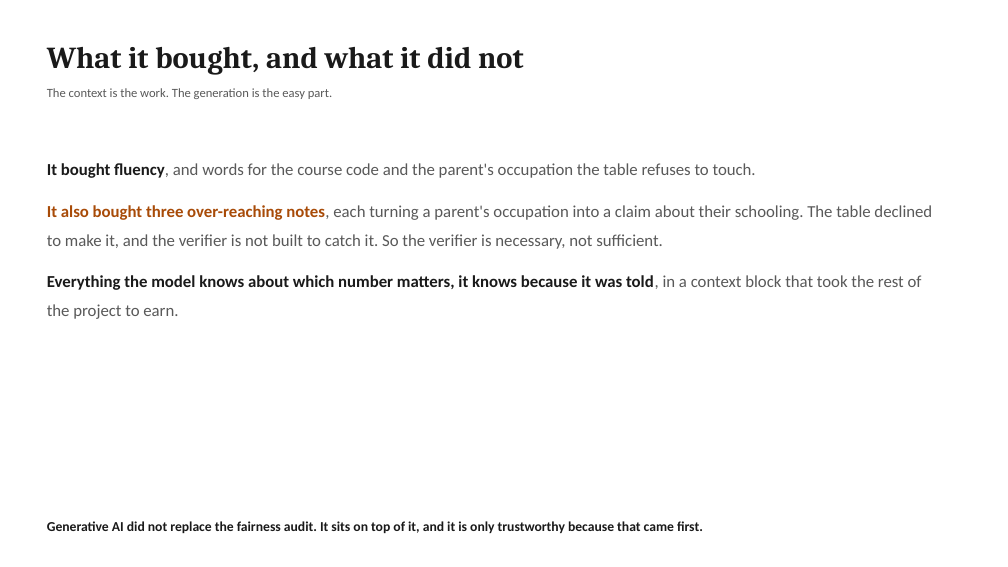
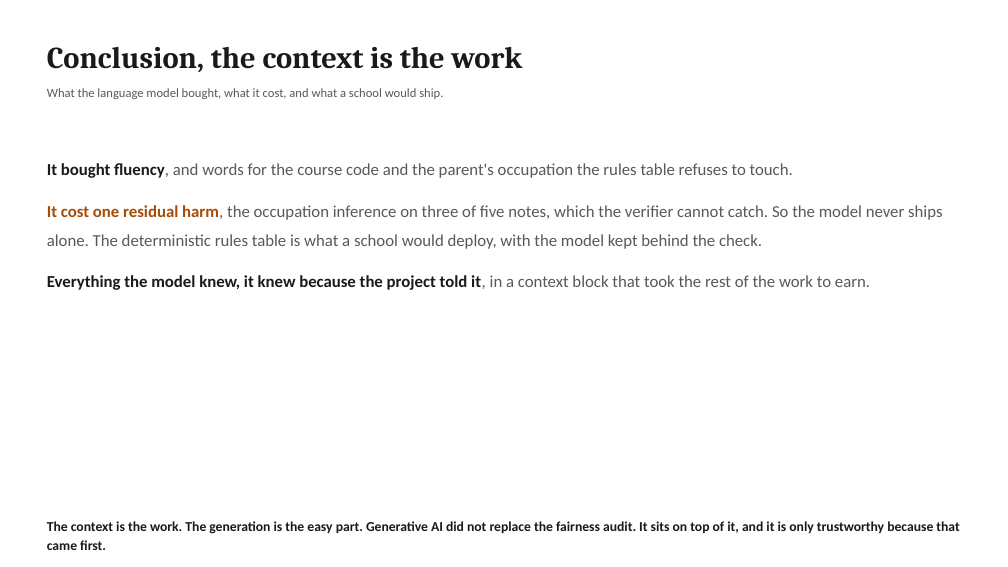
Before and after one commit to jeryldev/pgdaiml-capstone, a slide deck: slide 8 of presentations/genai_bonus.pptx (slide 6 before the commit). Drawn at 1008x567 pixels with LibreOffice and Linux fonts; fonts in the diff are those of the drawing. Boxes give left, top, right and bottom in pixels: in the first picture for what was removed or moved away, otherwise in the second. Text is boxed around its words. In the diff, an @@ line names an element or a change of style, - is before the commit and + after.

```diff
--- a/presentations/genai_bonus.pptx
+++ b/presentations/genai_bonus.pptx
@@ text at <box>47,47,522,72</box>: text changed; size 12 to 29 pt; font Calibri to Cambria; text colour #595959 to #1A1A1A; bold on @@
-The context is the work. The generation is the easy part.
+Conclusion, the context is the work
@@ text at <box>47,88,443,99</box>: text changed; size 29 to 12 pt; font Cambria to Calibri; text colour #1A1A1A to #595959; bold off @@
-What it bought, and what it did not
+What the language model bought, what it cost, and what a school would ship.
@@ text at <box>47,163,942,290</box>: text changed @@
-It bought fluency, and words for the course code and the parent's occupation the table refuses to touch.
-It also bought three over-reaching notes, each turning a parent's occupation into a claim about their schooling. The table declined to make it, and the verifier is not built to catch it. So the verifier is necessary, not sufficient.
-Everything the model knows about which number matters, it knows because it was told, in a context block that took the rest of the project to earn.
+It bought fluency, and words for the course code and the parent's occupation the rules table refuses to touch.
+It cost one residual harm, the occupation inference on three of five notes, which the verifier cannot catch. So the model never ships alone. The deterministic rules table is what a school would deploy, with the model kept behind the check.
+Everything the model knew, it knew because the project told it, in a context block that took the rest of the work to earn.
@@ text at <box>47,521,959,550</box>: text changed @@
-Generative AI did not replace the fairness audit. It sits on top of it, and it is only trustworthy because that came first.
+The context is the work. The generation is the easy part. Generative AI did not replace the fairness audit. It sits on top of it, and it is only trustworthy because that came first.
```
Also in this commit, not shown: 1 other slide changed, 6 slides added, 4 slides removed, 5 other files.
